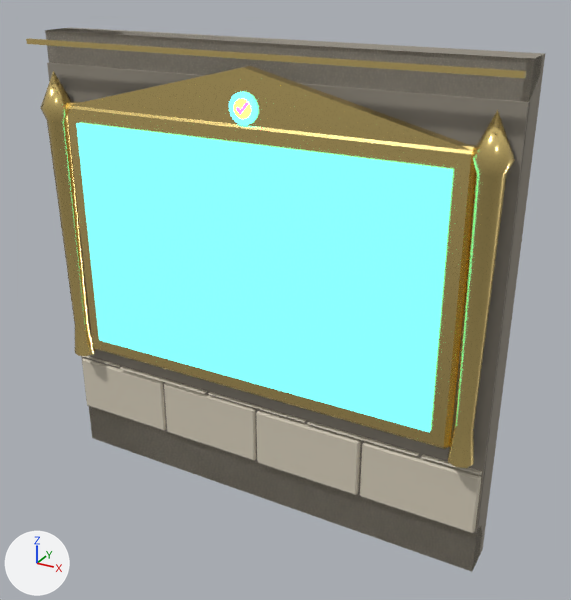
The glTF model maze3d/kits/basilica/models/wall_bb_billboard.glb as it was, and as the next commit left it.
Rendered twice from a camera (50 mm lens) standing at (3.08, -5.11, 4.59) and looking at (0.21, 0.12, 1.98). The lights are fixed; the arrows at lower left show +X, +Y and +Z. The older version comes first. Vertices at exactly the same position are counted once.

In view in the first picture: 'wall_bb_billboard'.
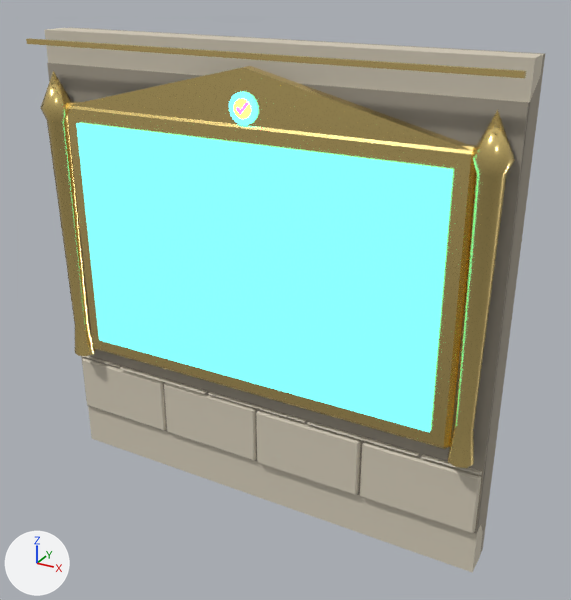
What differs and where, as boxes (x1, y1, x2, y2) in the pictures (571 x 600 px; the box of a moved part takes in the faces that stretch with it):
'wall_bb_billboard', reshaped: before (26, 27, 545, 571); after (26, 27, 545, 573)
part 1 of me_wall, moved or reshaped: before (89, 407, 467, 570); after (88, 406, 470, 572)

The change, as a list of edits to the scene's bpy script:
```text
Change me_wall:
    used by ob_wall_bb_billboard; location = (0.0, 0.0, 0.0)
    verts and faces of me_wall; kept vertices keep their numbers, new ones are numbered from 415
    before: 0 (-2.0, 0.0, 0.0) at pixel (92, 438), 24 (-2.0, 0.2, 0.0), 26 (-2.0, 0.1, 0.4), 27 (-2.0, 0.0, 0.4), 28 (2.0, 0.0, 0.0) at pixel (472, 571)
    before: 29 (2.0, 0.2, 0.0) at pixel (479, 556)
    remove me_wall.from_pydata(...)  # 415 vertices, 740 faces; spans x -2.0..2.0, y -0.26..0.3, z 0.0..4.0
    add me_wall.from_pydata(...)  # 416 vertices, 740 faces; spans x -2.0..2.0, y -0.26..0.3, z 0.0..4.0
    me_wall part 1
    add delete_faces([(0, 27, 26), (0, 26, 24), (0, 24, 29), (0, 29, 28), (0, 28, 27)])
    add verts[415] = (-2.0, 0.0, 0.0)  # pixel (91, 438)
    add faces += [(26, 415, 27), (24, 415, 26), (24, 29, 415), (28, 415, 29), (27, 415, 28)]  # mat_lime (pale yellow #d4cbb8)
```
